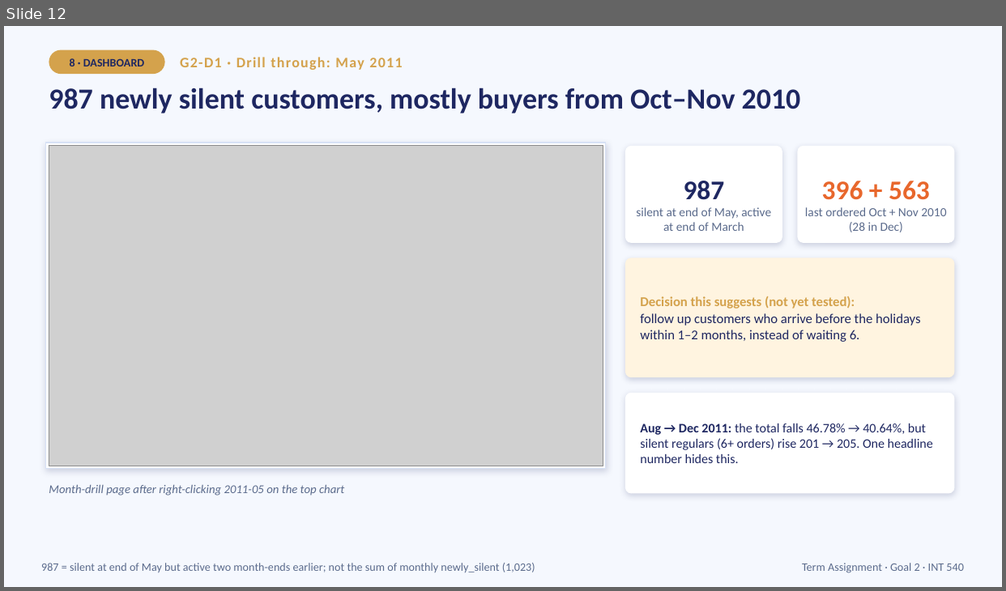
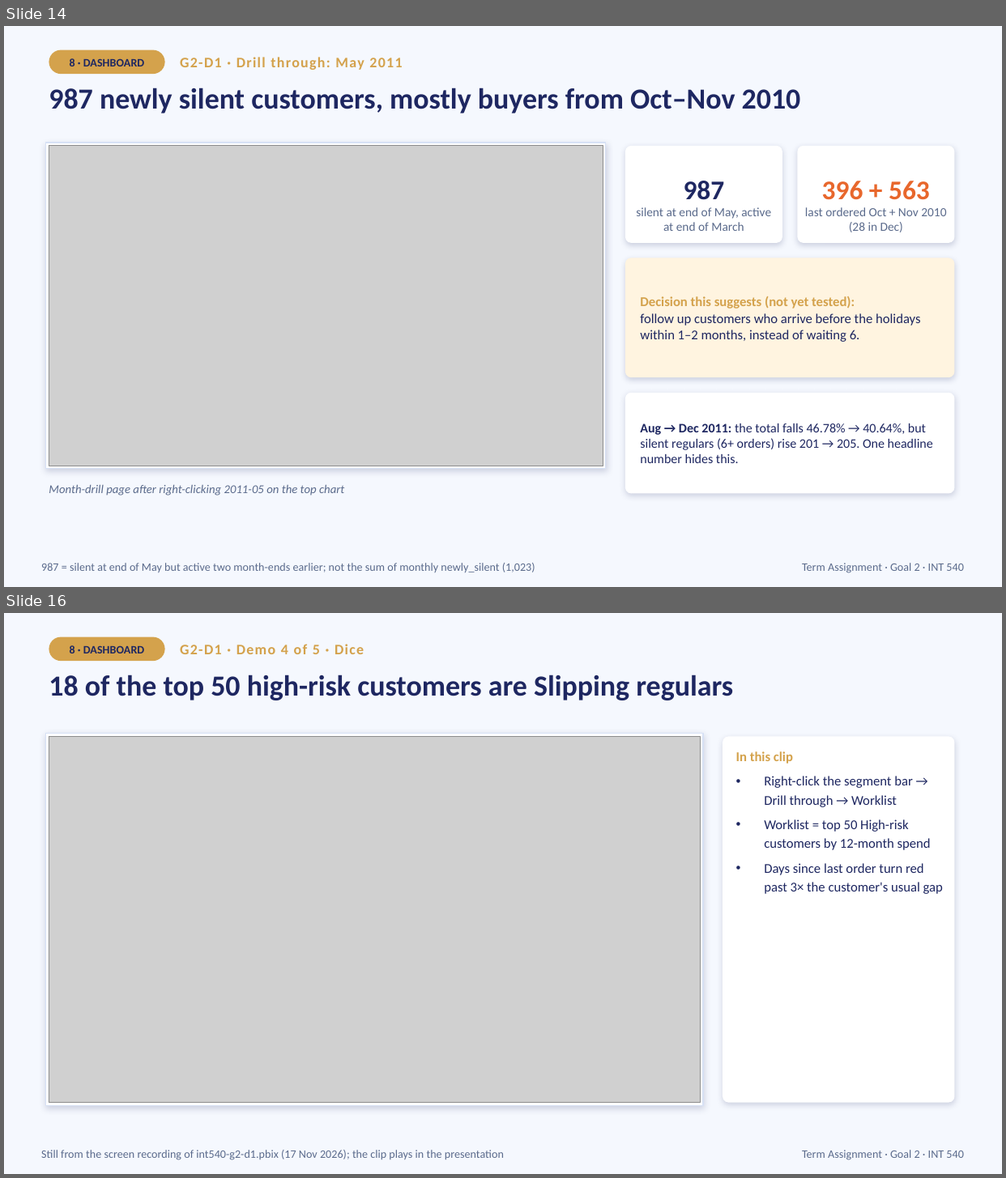
Before and after one commit to porrab/int540-term-assignment, a slide deck: slides/G2-presentation.pptx. Shown one above the other, each under a label of ours: slide 12 before the commit, slides 14 and 16 after it; the slides between them are not shown. The pictures are 1006x591 and 1006x1178 pixels, drawn with LibreOffice and Linux fonts; fonts in the diff are those of the drawing; grey boxes stand for pictures. Boxes give left, top, right and bottom in pixels: in the first picture for what was removed or moved away, otherwise in the second. Text is boxed around its words. In the diff, an @@ line names an element or a change of style, - is before the commit and + after.

```diff
--- a/slides/G2-presentation.pptx
+++ b/slides/G2-presentation.pptx
@@ slide 16 added at (x1=4, y1=613, x2=1002, y2=1174), background #F5F8FE @@
@@ rounded rectangle added at (x1=49, y1=637, x2=165, y2=661), fill #D4A24C @@
@@ text added at (x1=70, y1=645, x2=144, y2=653), 11 pt, text #1E2761, bold @@
+8 · DASHBOARD
@@ text added at (x1=180, y1=644, x2=364, y2=654), 14 pt, text #D4A24C, bold @@
+G2-D1 · Demo 4 of 5 · Dice
@@ text added at (x1=49, y1=675, x2=733, y2=700), 28 pt, text #1E2761, bold @@
+18 of the top 50 high-risk customers are Slipping regulars
@@ rectangle added at (x1=46, y1=734, x2=703, y2=1105), fill #FFFFFF, outline #D7E1F5 1 pt @@
@@ picture added at (x1=49, y1=736, x2=701, y2=1102) @@
@@ rounded rectangle added at (x1=722, y1=736, x2=955, y2=1102), fill #FFFFFF @@
@@ text added at (x1=736, y1=752, x2=943, y2=894), 13 pt, text #1E2761 @@
+In this clip
+• Right-click the segment bar → Drill through → Worklist
+• Worklist = top 50 High-risk customers by 12-month spend
+• Days since last order turn red past 3× the customer's usual gap
@@ text added at (x1=41, y1=1150, x2=504, y2=1161), 11 pt, text #5B6B8C @@
+Still from the screen recording of int540-g2-d1.pbix (17 Nov 2026); the clip plays in the presentation
@@ text added at (x1=802, y1=1150, x2=963, y2=1161), 11 pt, text #5B6B8C @@
+Term Assignment · Goal 2 · INT 540
@@ what was slide 12 is now slide 14 @@
```
Also in this commit, not shown: 1 slide changed, 5 other slides added, 17 other files.
